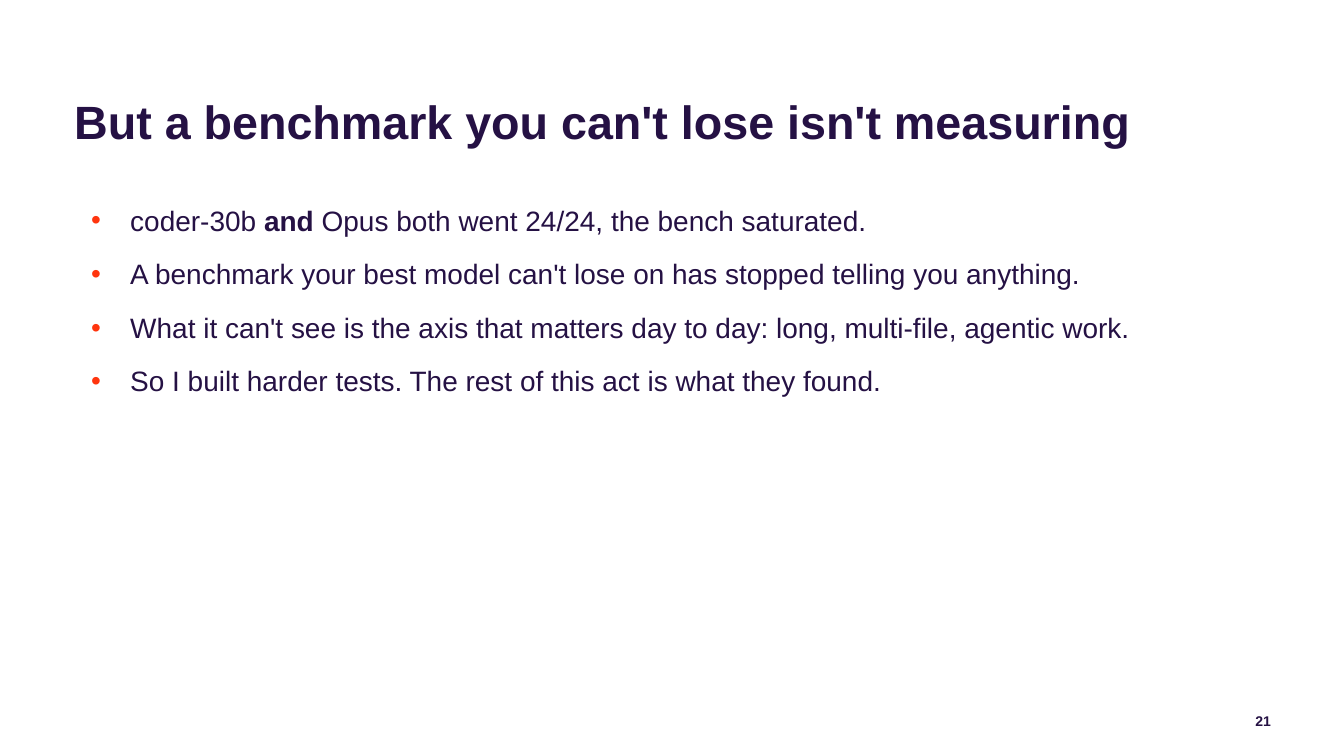
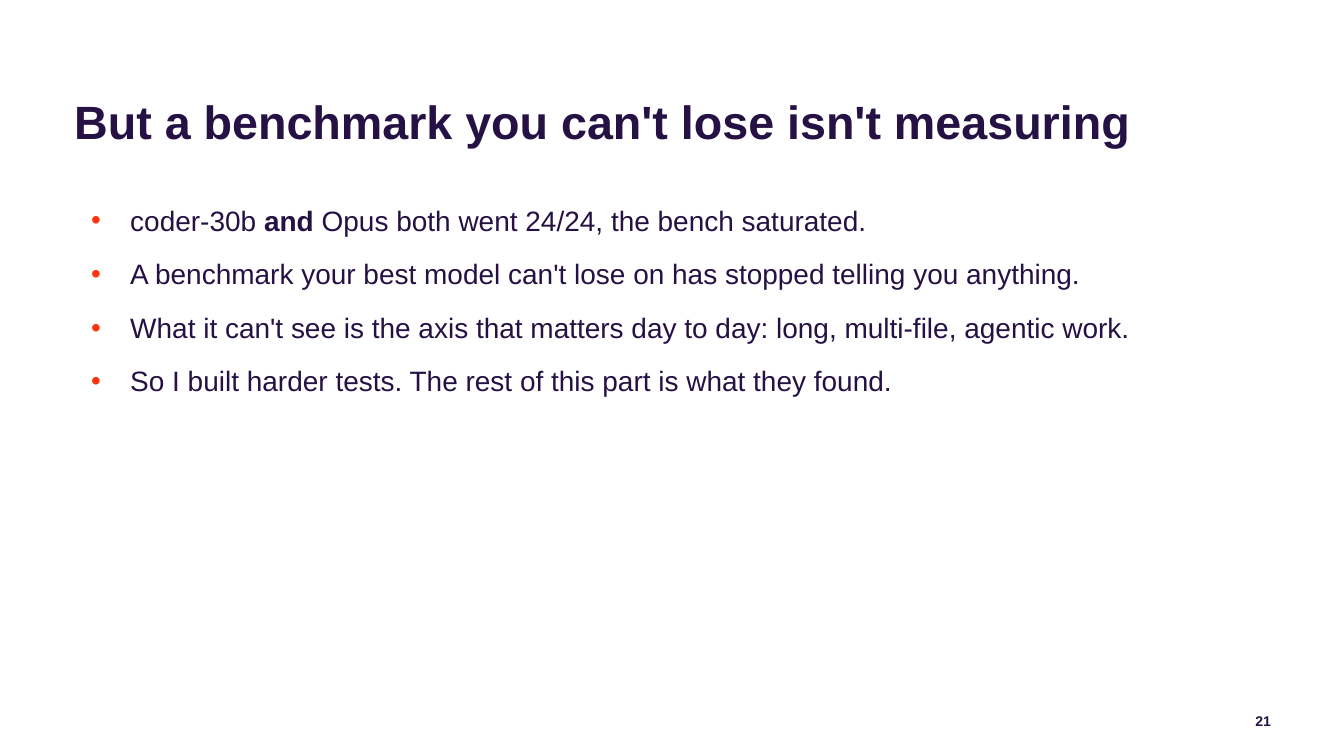
Before and after one commit to jconnolly/local-llm-pi5, a slide deck: slide 21 of local-llm-datasociety.pptx. Drawn at 1344x756 pixels with LibreOffice and Linux fonts; fonts in the diff are those of the drawing; background and template pictures are left out. Boxes give left, top, right and bottom in pixels: in the first picture for what was removed or moved away, otherwise in the second. Text is boxed around its words. In the diff, an @@ line names an element or a change of style, - is before the commit and + after.

```diff
--- a/local-llm-datasociety.pptx
+++ b/local-llm-datasociety.pptx
@@ text at (x1=130, y1=370, x2=892, y2=397): text changed @@
-• So I built harder tests. The rest of this act is what they found.
+• So I built harder tests. The rest of this part is what they found.
```
Also in this commit, not shown: 8 other slides changed, 4 other files.
